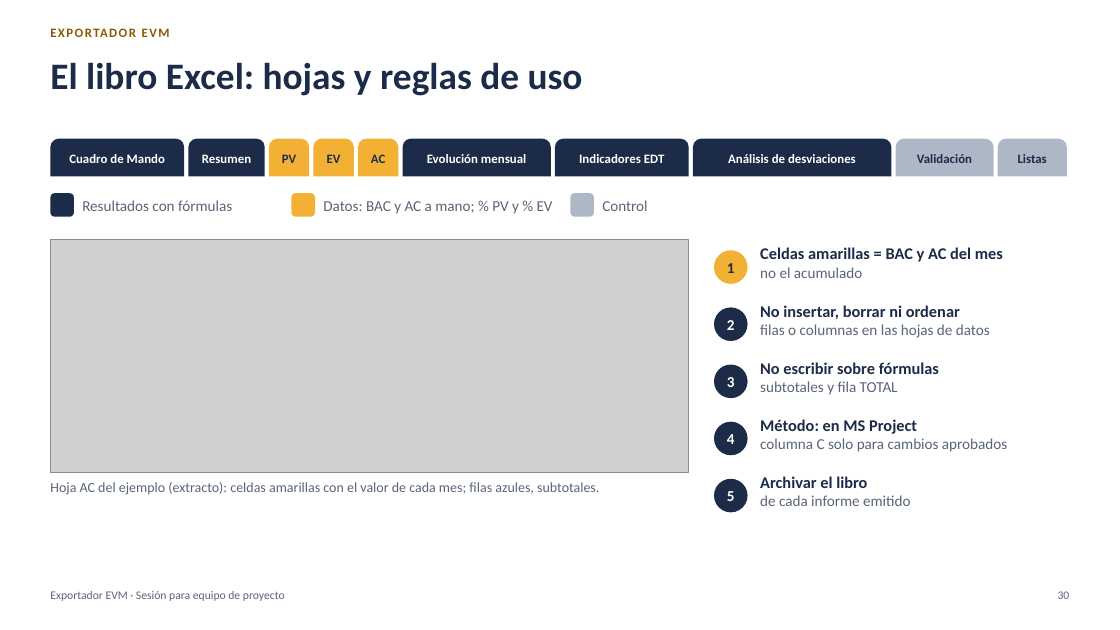
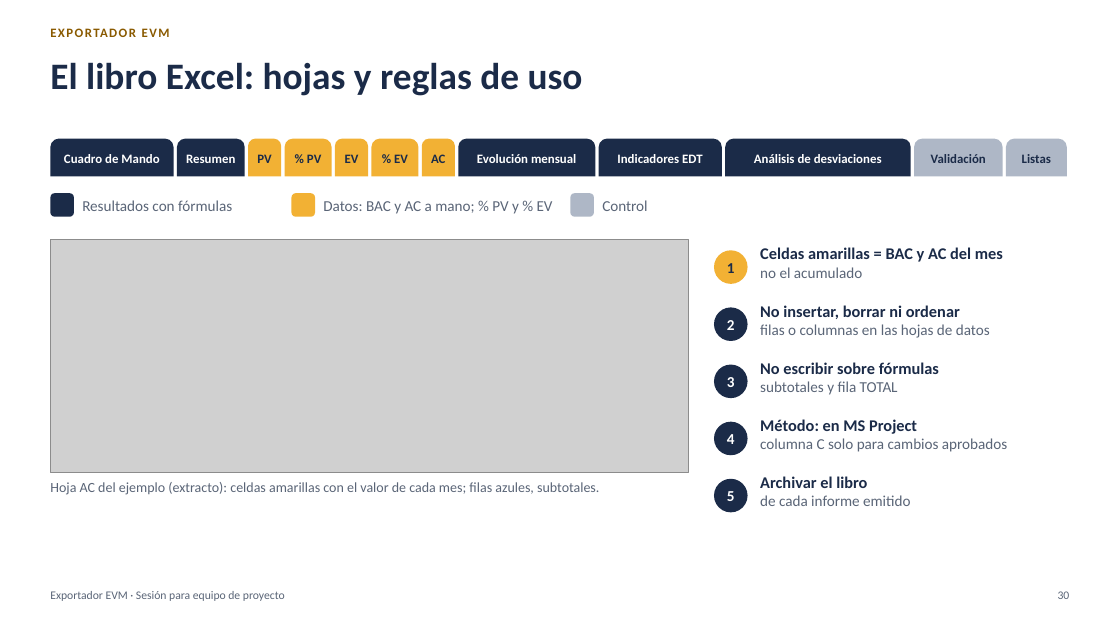
Before and after one commit to MarceloSalazar/evm-automation, a slide deck: slide 30 of docs/presentacion-jefes-de-proyecto.pptx. Drawn at 1120x630 pixels with LibreOffice and Linux fonts; fonts in the diff are those of the drawing; grey boxes stand for pictures. Boxes give left, top, right and bottom in pixels: in the first picture for what was removed or moved away, otherwise in the second. Text is boxed around its words. In the diff, an @@ line names an element or a change of style, - is before the commit and + after.

```diff
--- a/docs/presentacion-jefes-de-proyecto.pptx
+++ b/docs/presentacion-jefes-de-proyecto.pptx
@@ round same rect "Cuadro de Mando": place and size @@
-round same rect "Cuadro de Mando" at (50,139,184,176)
+round same rect "Cuadro de Mando" at (50,139,174,176)
@@ round same rect "Resumen": place and size @@
-round same rect "Resumen" at (188,139,265,176)
+round same rect "Resumen" at (177,139,245,176)
@@ round same rect "PV": place and size @@
-round same rect "PV" at (269,139,309,176)
+round same rect "PV" at (248,139,281,176)
@@ round same rect added at (285,139,332,176), fill #F2B134, 11 pt, text #1B2B48, bold @@
+% PV
@@ round same rect "EV": place and size @@
-round same rect "EV" at (313,139,354,176)
+round same rect "EV" at (335,139,368,176)
@@ round same rect added at (371,139,418,176), fill #F2B134, 11 pt, text #1B2B48, bold @@
+% EV
@@ round same rect "AC": place and size @@
-round same rect "AC" at (358,139,398,176)
+round same rect "AC" at (422,139,455,176)
@@ round same rect "Evolución mensual": place and size @@
-round same rect "Evolución mensual" at (402,139,550,176)
+round same rect "Evolución mensual" at (459,139,596,176)
@@ round same rect "Indicadores EDT": place and size @@
-round same rect "Indicadores EDT" at (555,139,689,176)
+round same rect "Indicadores EDT" at (599,139,723,176)
@@ round same rect "Análisis de desviaciones": place and size @@
-round same rect "Análisis de desviaciones" at (693,139,891,176)
+round same rect "Análisis de desviaciones" at (725,139,911,176)
@@ round same rect "Validación": place and size @@
-round same rect "Validación" at (896,139,994,176)
+round same rect "Validación" at (914,139,1002,176)
@@ round same rect "Listas": place and size @@
-round same rect "Listas" at (998,139,1067,176)
+round same rect "Listas" at (1007,139,1067,176)
```
Also in this commit, not shown: 18 other slides changed, 29 other files.
